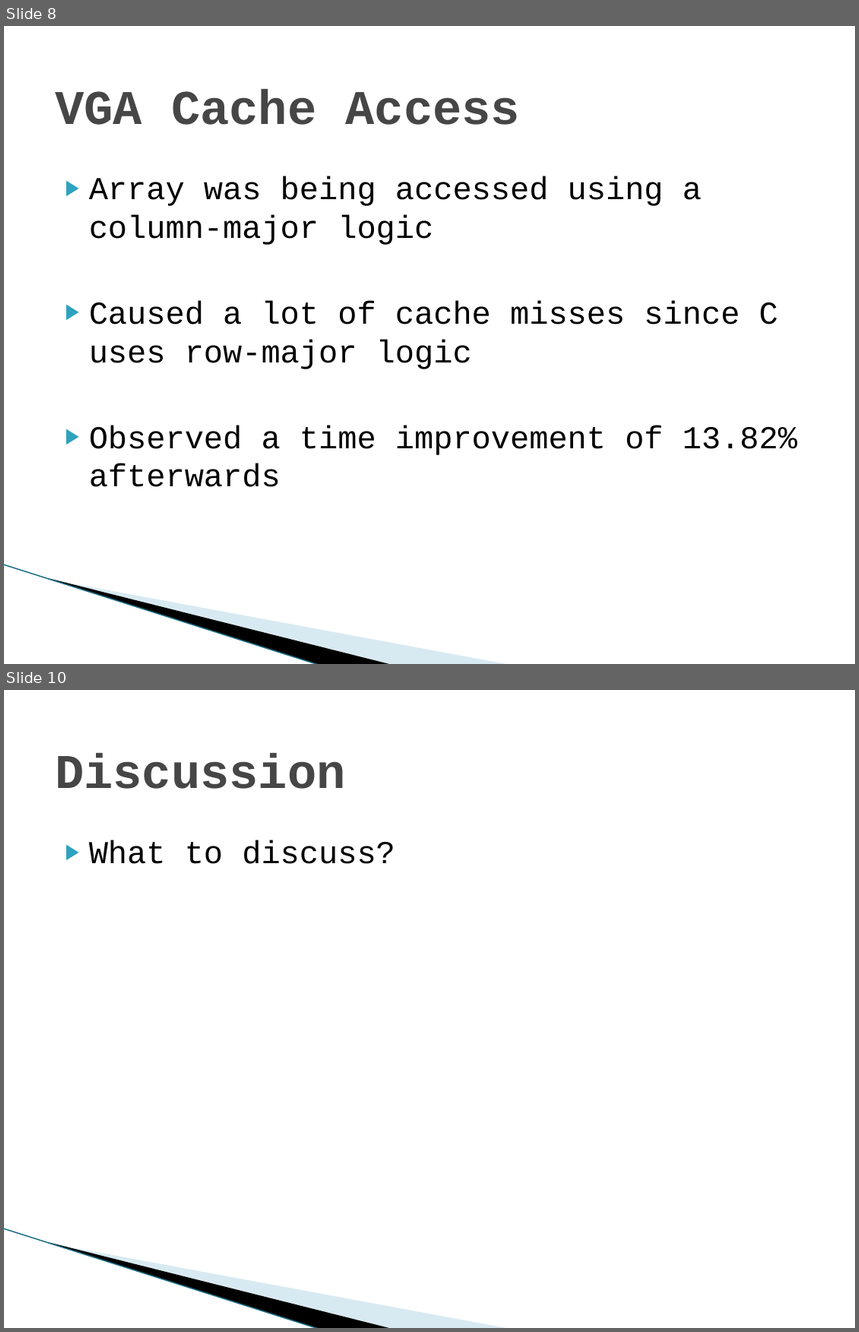
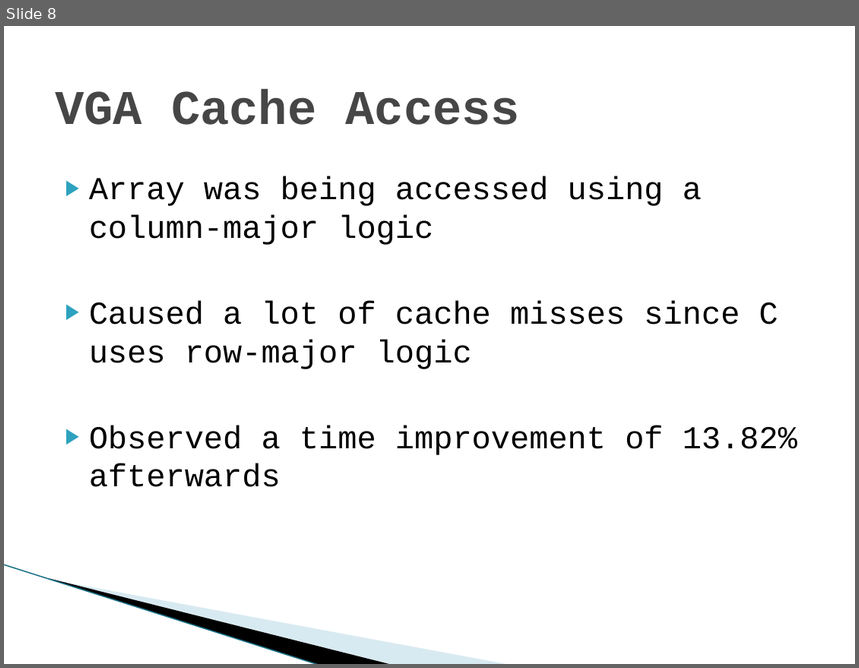
Before and after one commit to nz-Mark-Y/Object-Detection-SoC, a slide deck: documentation/Phase 3.pptx. Shown one above the other, each under a label of ours: slides 8 and 10 before the commit, slide 8 after it; the slides between them are not shown. The pictures are 859x1332 and 859x668 pixels, drawn with LibreOffice and Linux fonts; fonts in the diff are those of the drawing; background and template pictures are left out. Boxes give left, top, right and bottom in pixels: in the first picture for what was removed or moved away, otherwise in the second. Text is boxed around its words. In the diff, an @@ line names an element or a change of style, - is before the commit and + after.

```diff
--- a/documentation/Phase 3.pptx
+++ b/documentation/Phase 3.pptx
@@ slide 10 removed at <box>4,690,855,1328</box>, background #FFFFFF; not listed: 3 template elements that a slide beside it also shows @@
@@ title removed at <box>55,753,346,789</box> @@
-Discussion
@@ text removed at <box>89,840,395,864</box> @@
-▶ What to discuss?
```
Also in this commit, not shown: 7 slides changed, 1 slide added, 1 other slide removed.
